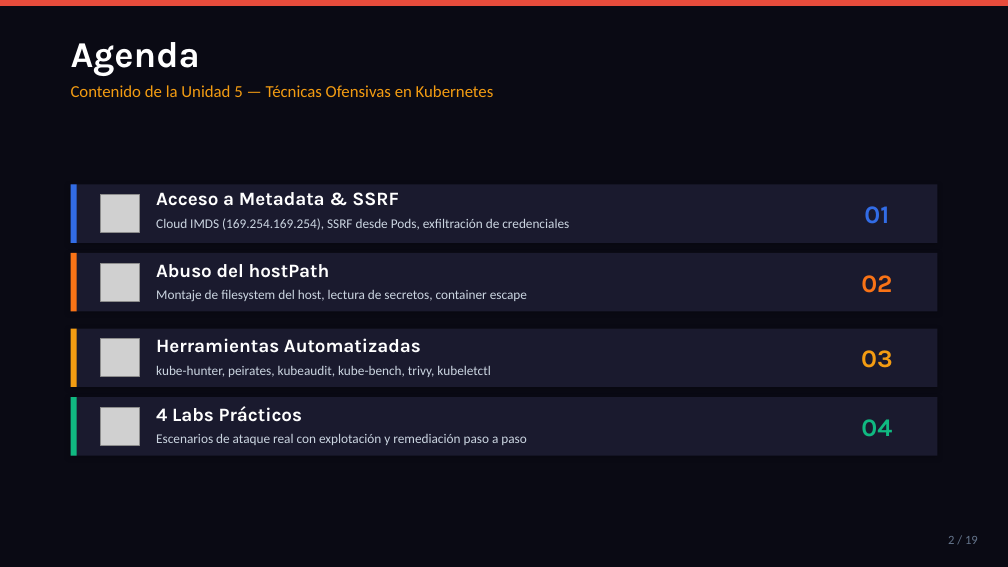
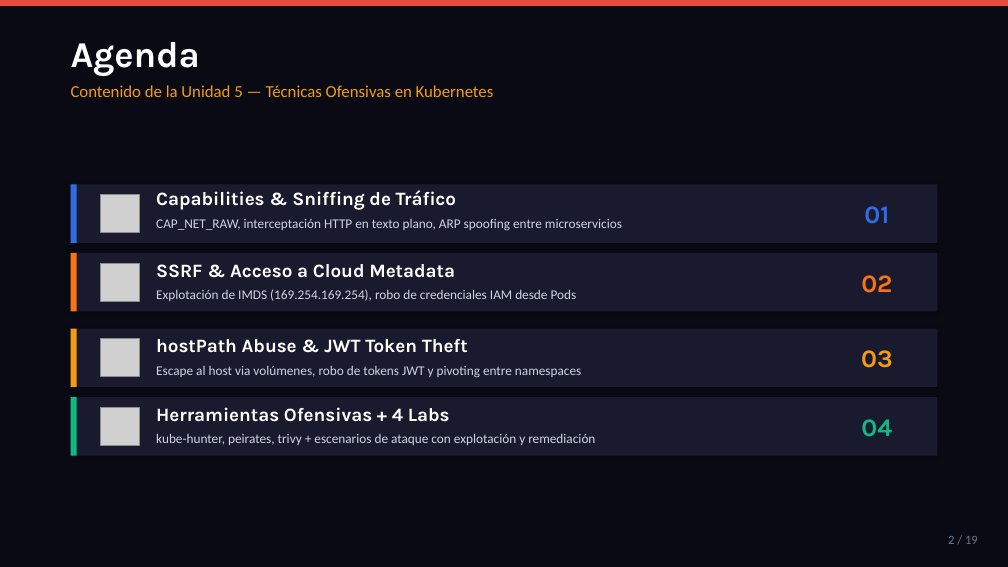
Before and after one commit to rego680/Workshop_Kubernetes_BCO_, a slide deck: slide 2 of Unidad-5/Unidad5.pptx. Drawn at 1008x567 pixels with LibreOffice and Linux fonts; fonts in the diff are those of the drawing; grey boxes stand for pictures. Boxes give left, top, right and bottom in pixels: in the first picture for what was removed or moved away, otherwise in the second. Text is boxed around its words. In the diff, an @@ line names an element or a change of style, - is before the commit and + after.

```diff
--- a/Unidad-5/Unidad5.pptx
+++ b/Unidad-5/Unidad5.pptx
@@ text at [156, 190, 456, 210]: text changed @@
-Acceso a Metadata & SSRF
+Capabilities & Sniffing de Tráfico
@@ text at [156, 219, 622, 231]: text changed @@
-Cloud IMDS (169.254.169.254), SSRF desde Pods, exfiltración de credenciales
+CAP_NET_RAW, interceptación HTTP en texto plano, ARP spoofing entre microservicios
@@ text at [156, 264, 455, 278]: text changed @@
-Abuso del hostPath
+SSRF & Acceso a Cloud Metadata
@@ text at [156, 289, 577, 301]: text changed @@
-Montaje de filesystem del host, lectura de secretos, container escape
+Explotación de IMDS (169.254.169.254), robo de credenciales IAM desde Pods
@@ text at [156, 339, 468, 353]: text changed @@
-Herramientas Automatizadas
+hostPath Abuse & JWT Token Theft
@@ text at [156, 366, 581, 378]: text changed @@
-kube-hunter, peirates, kubeaudit, kube-bench, trivy, kubeletctl
+Escape al host via volúmenes, robo de tokens JWT y pivoting entre namespaces
@@ text at [156, 407, 450, 422]: text changed @@
-4 Labs Prácticos
+Herramientas Ofensivas + 4 Labs
@@ text at [156, 433, 595, 445]: text changed @@
-Escenarios de ataque real con explotación y remediación paso a paso
+kube-hunter, peirates, trivy + escenarios de ataque con explotación y remediación
```
Also in this commit, not shown: 1 other slide changed.
